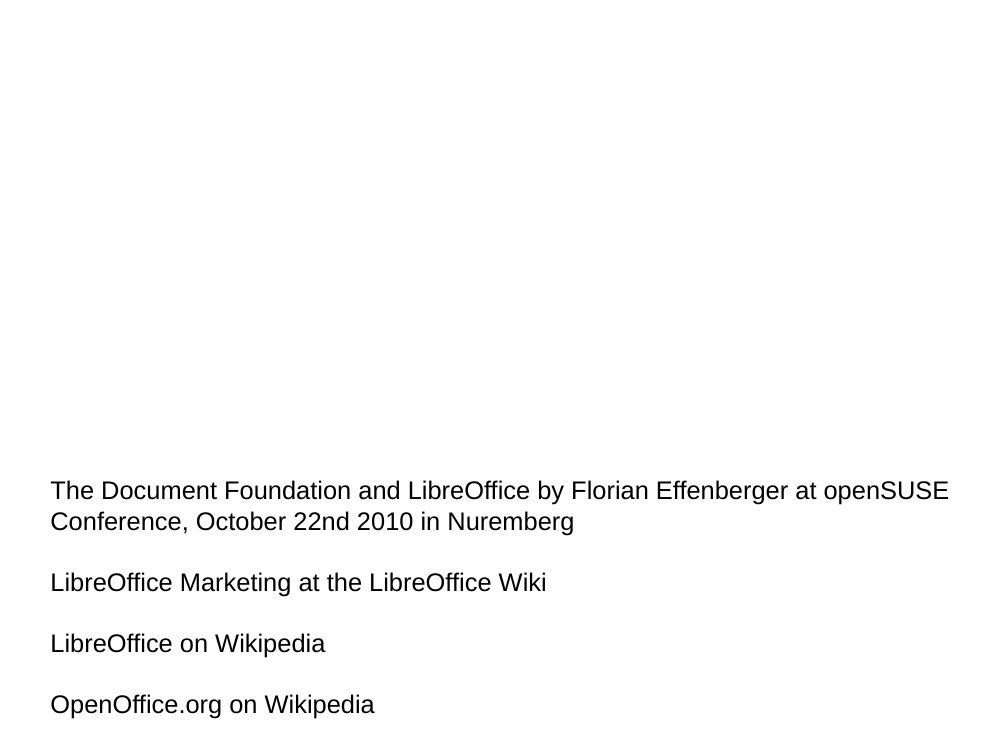
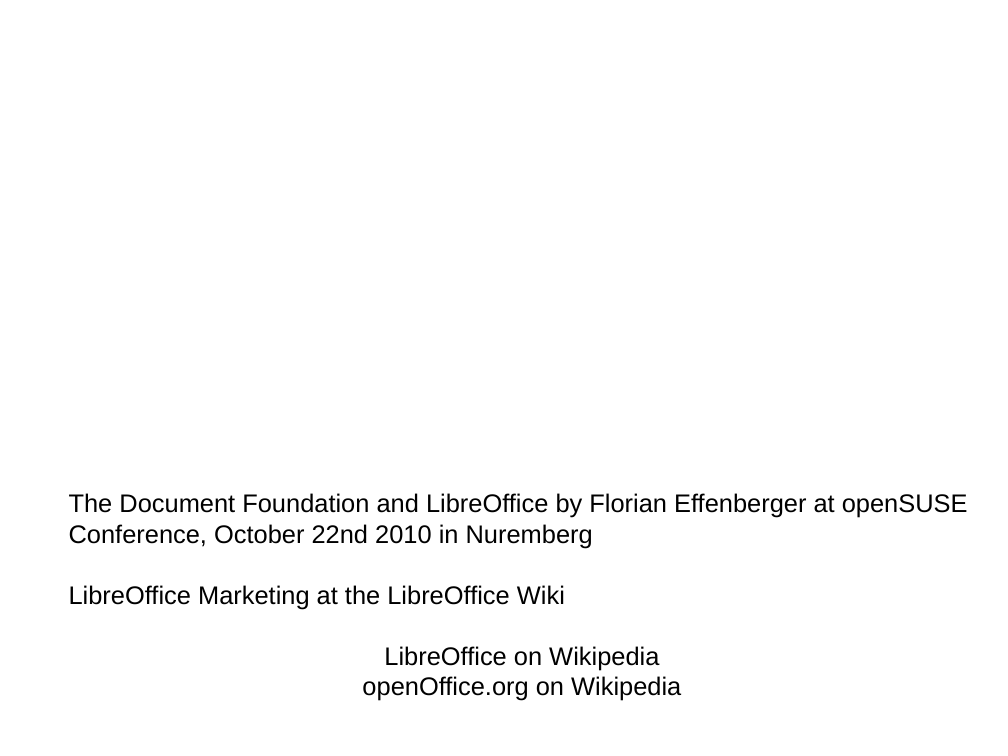
Before and after one commit to rebahozkoc/libreofficepythonmacros, a slide deck: slide 37 of impress_example.odp. Drawn at 1008x756 pixels with LibreOffice and Linux fonts; fonts in the diff are those of the drawing. Boxes give left, top, right and bottom in pixels: in the first picture for what was removed or moved away, otherwise in the second. Text is boxed around its words. In the diff, an @@ line names an element or a change of style, - is before the commit and + after.

```diff
--- a/impress_example.odp
+++ b/impress_example.odp
@@ subtitle "The Document Foundation and LibreOffice ..." moved from (x1=50, y1=480, x2=950, y2=718) to (x1=69, y1=493, x2=968, y2=701) @@
@@ subtitle at (x1=384, y1=646, x2=659, y2=670): alignment left to centre @@
@@ subtitle at (x1=362, y1=676, x2=681, y2=701): text changed @@
-OpenOffice.org on Wikipedia
+openOffice.org on Wikipedia
```
Also in this commit, not shown: 12 other slides changed, 5 other files.
